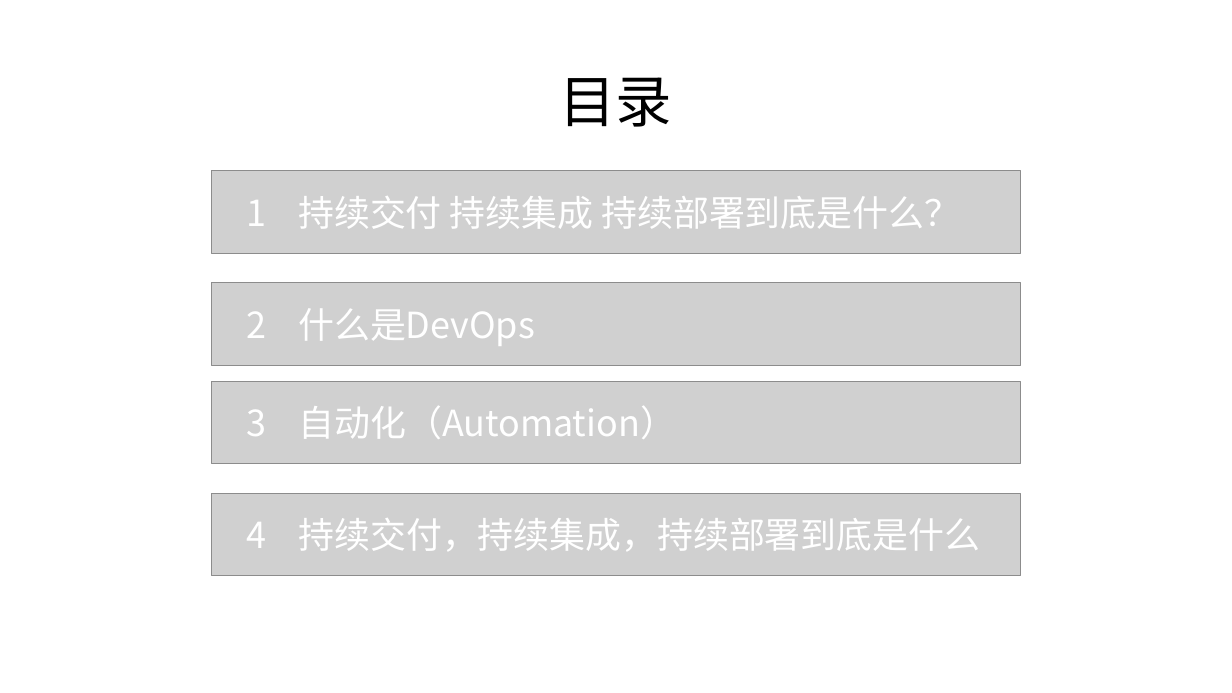
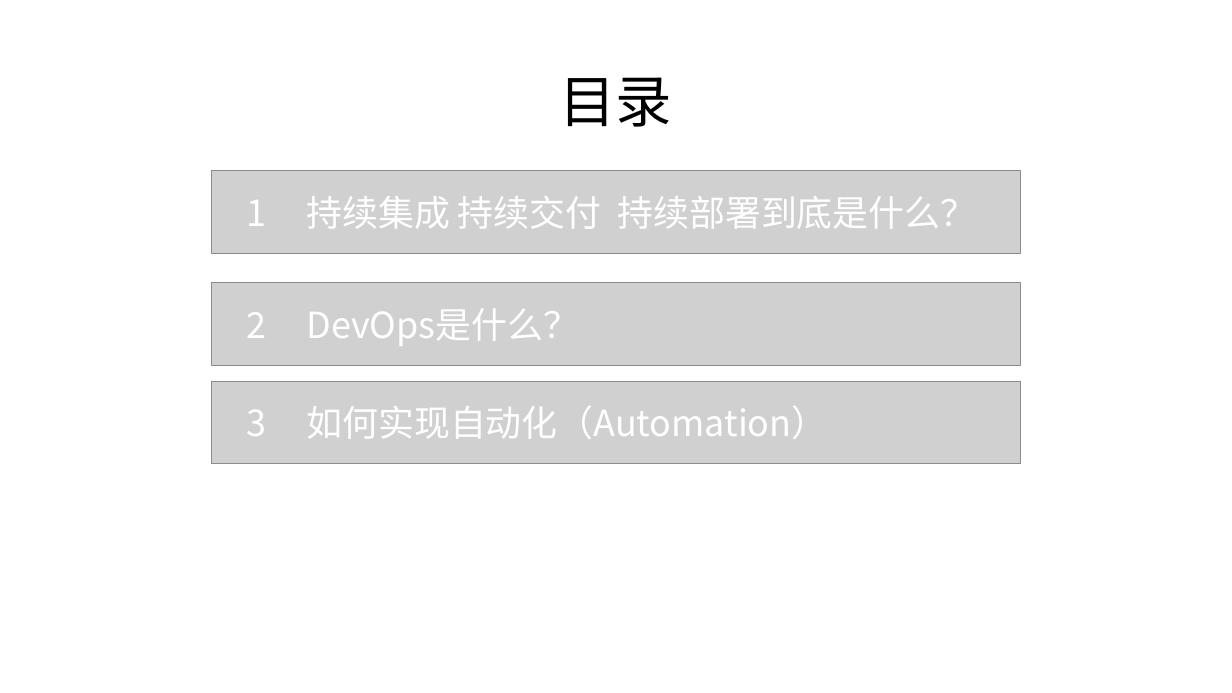
Before and after one commit to GuoxinL/devops-ppt, a slide deck: slide 2 of Jenkins的应用与分享.ppt (slide 8 before the commit). Drawn at 1232x693 pixels with LibreOffice and Linux fonts; fonts in the diff are those of the drawing; grey boxes stand for pictures. Boxes give left, top, right and bottom in pixels: in the first picture for what was removed or moved away, otherwise in the second. Text is boxed around its words. In the diff, an @@ line names an element or a change of style, - is before the commit and + after.

```diff
--- a/Jenkins的应用与分享.ppt
+++ b/Jenkins的应用与分享.ppt
@@ text at (x1=246, y1=196, x2=977, y2=229): text changed @@
-1 持续交付 持续集成 持续部署到底是什么？
+1 持续集成 持续交付 持续部署到底是什么？
@@ text at (x1=246, y1=309, x2=579, y2=346): text changed @@
-2 什么是DevOps
+2 DevOps是什么？
@@ text at (x1=246, y1=406, x2=828, y2=439): text changed @@
-3 自动化（Automation）
+3 如何实现自动化（Automation）
@@ picture removed at (x1=211, y1=493, x2=1021, y2=575) @@
@@ text removed at (x1=246, y1=518, x2=981, y2=551) @@
-4 持续交付，持续集成，持续部署到底是什么
```
Also in this commit, not shown: 9 other slides changed, 13 slides added, 7 slides removed, 4 other files.
